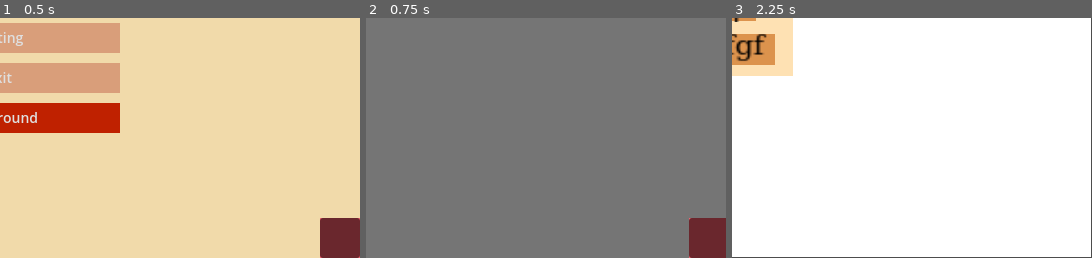
Above: before the commit, frames 1-3 (left to right).
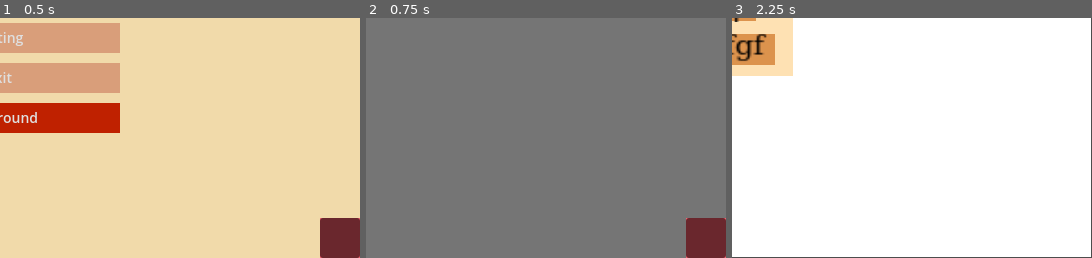
Above: after the commit, the same moments.

Repository: DarkDragonanDy/Project_card
Game: Godot game, scene res://Scenes/node_scene.tscn
Same seed, same stepped clock (60 frames per second), same inputs: the game is played once before the commit and once after it.
Inputs (mouse positions are % of the whole screen's width and height, from its top left; square brackets give the same spot before the commit, where the layout moved):
- Up to frame 1 (0.5 s): no input
- Up to frame 2 (0.75 s): click "Collection" at 0.5 s
- Up to frame 3 (2.25 s): click (97, 96) [98, 96] at 1.25 s; click "Playground" at 2 s
The pictures show only the part of the screen within x 50-100%, y 50-100%; the shares and areas given below are measured in that part.

Frame 1 is identical in both runs. In frame 2, 0.2% of the frame differs, in the area x 88-100%, y 83-100%; in frame 3, nothing differs.

Commit message:
build week 2, day 3.1
I finished writing  basic functionality of the collection and described the deck template. Now the deck is modified, can store universal data for all scenes, and save itself outside the game and scene.

Next, I can unload the deck to work with it during the match and develop the main mechanics of the competition

Diff:
--- a/Scenes/card_template.tscn
+++ b/Scenes/card_template.tscn
@@ -1,9 +1,9 @@
 [gd_scene load_steps=10 format=3 uid="uid://b7e7ypio11pt0"]
 
-[ext_resource type="Script" uid="uid://cm2wxotntesbl" path="res://Scripts/Scripts_card/card_template.gd" id="1_5hjqm"]
+[ext_resource type="Script" uid="uid://cm2wxotntesbl" path="res://Scripts/Scripts_card/Card_defenition/card_template.gd" id="1_5hjqm"]
 [ext_resource type="Texture2D" uid="uid://blcut5iuevgp6" path="res://Sprites/photo_2025-05-23_13-55-42.jpg" id="1_okvs4"]
 [ext_resource type="Theme" uid="uid://bosnktrn0hmrw" path="res://Sprites/new_theme.tres" id="2_84j6k"]
-[ext_resource type="Script" uid="uid://bvkyssy6qnfph" path="res://Scripts/Scripts_card/move_card.gd" id="3_84j6k"]
+[ext_resource type="Script" uid="uid://bvkyssy6qnfph" path="res://Scripts/Scripts_card/Card_defenition/move_card.gd" id="3_84j6k"]
 
 [sub_resource type="RectangleShape2D" id="RectangleShape2D_84j6k"]
 size = Vector2(64, 90)
--- a/Scenes/collection.tscn
+++ b/Scenes/collection.tscn
@@ -1,9 +1,10 @@
-[gd_scene load_steps=5 format=3 uid="uid://chphfet22thsu"]
+[gd_scene load_steps=6 format=3 uid="uid://chphfet22thsu"]
 
 [ext_resource type="Script" uid="uid://g6c6uisjo8mg" path="res://Scripts/Collection and deck mangment/item_list_collection.gd" id="1_d2ee6"]
 [ext_resource type="Script" uid="uid://bn7qb655xorr0" path="res://Scripts/Collection and deck mangment/deck_manager.gd" id="1_f77j5"]
 [ext_resource type="Script" uid="uid://cfwdxi4w6hgyg" path="res://Scripts/Collection and deck mangment/deck_modification_manager.gd" id="2_ungwm"]
 [ext_resource type="Script" uid="uid://bhu2p4f22o6re" path="res://Scripts/button_exit.gd" id="4_kthco"]
+[ext_resource type="Script" uid="uid://cwp0crt06wulr" path="res://Scripts/Collection and deck mangment/Exit_collection.gd" id="5_u01rs"]
 
 [node name="Collection" type="Control"]
 layout_mode = 3
@@ -12,6 +13,7 @@
 anchor_bottom = 1.0
 grow_horizontal = 2
 grow_vertical = 2
+script = ExtResource("5_u01rs")
 
 [node name="VSplitContainer" type="VSplitContainer" parent="."]
 layout_mode = 1
@@ -80,9 +82,9 @@
 script = ExtResource("2_ungwm")
 
 [node name="Exit" type="ColorRect" parent="."]
-offset_left = 683.0
+offset_left = 680.0
 offset_top = 440.0
-offset_right = 723.0
+offset_right = 720.0
 offset_bottom = 480.0
 color = Color(0.924131, 0.387928, 0.437383, 1)
 
--- /dev/null
+++ b/Scripts/Collection and deck mangment/Deck_data.gd
@@ -0,0 +1,56 @@
+extends Node
+# Singleton for managing deck data across scenes
+# Add this as an autoload in Project Settings
+
+var current_deck: Array = []
+var deck_modified: bool = false
+
+# Save/Load functions for persistent storage
+const SAVE_PATH = "user://deck_save.dat"
+
+func set_deck(deck_data: Array):
+	current_deck = deck_data.duplicate()
+	deck_modified = true
+	save_deck_to_file()
+
+func get_deck() -> Array:
+	if current_deck.is_empty():
+		load_deck_from_file()
+	return current_deck.duplicate()
+
+func add_card_to_deck(card_data: Dictionary):
+	current_deck.append(card_data)
+	deck_modified = true
+	save_deck_to_file()
+
+func remove_card_from_deck(index: int):
+	if index >= 0 and index < current_deck.size():
+		current_deck.remove_at(index)
+		deck_modified = true
+		save_deck_to_file()
+
+func clear_deck():
+	current_deck.clear()
+	deck_modified = true
+	save_deck_to_file()
+
+func save_deck_to_file():
+	var file = FileAccess.open(SAVE_PATH, FileAccess.WRITE)
+	if file:
+		file.store_var(current_deck)
+		file.close()
+
+func load_deck_from_file():
+	if FileAccess.file_exists(SAVE_PATH):
+		var file = FileAccess.open(SAVE_PATH, FileAccess.READ)
+		if file:
+			current_deck = file.get_var()
+			file.close()
+
+func get_deck_size() -> int:
+	return current_deck.size()
+
+# Optional: Validate deck before game starts
+func is_deck_valid(min_cards: int = 30, max_cards: int = 30) -> bool:
+	var size = current_deck.size()
+	return size >= min_cards and size <= max_cards
--- /dev/null
+++ b/Scripts/Collection and deck mangment/Exit_collection.gd
@@ -0,0 +1,19 @@
+extends Node
+@onready var exit_collection = $Exit/Button
+@onready var deck_manager = $VSplitContainer/Deck/Deck_manager
+
+
+func _ready():
+	exit_collection.play_requested.connect(_on_exit_requested)
+# In your deck building scene (where deck manager is):
+func _on_exit_requested():
+	# Save deck data to singleton
+	DeckData.set_deck(deck_manager.get_deck_data())
+	print("dddd")
+	# Check if deck is valid
+	if DeckData.is_deck_valid():
+		# Transition to game scene
+		print("good")
+
+	else:
+		print("Deck must have between 10 and 30 cards!")
--- a/Scripts/button_exit.gd
+++ b/Scripts/button_exit.gd
@@ -1,4 +1,8 @@
 extends Button
+signal play_requested
+
+
 
 func _on_pressed() -> void:
 	get_tree().change_scene_to_file("res://Scenes/node_scene.tscn")
+	play_requested.emit()
--- a/project.godot
+++ b/project.godot
@@ -17,7 +17,8 @@
 
 [autoload]
 
-CardDatabase="*res://Scripts/Scripts_card/card_database.gd"
+CardDatabase="*res://Scripts/Scripts_card/Card_defenition/card_database.gd"
+DeckData="*res://Scripts/Collection and deck mangment/Deck_data.gd"
 
 [display]
 
Not shown, added: Scripts/Collection and deck mangment/Deck_data.gd.uid
Not shown, added: Scripts/Collection and deck mangment/Exit_collection.gd.uid
Renamed: Scripts/Scripts_card/card_database.gd -> Scripts/Scripts_card/Card_defenition/card_database.gd
Renamed: Scripts/Scripts_card/card_database.gd.uid -> Scripts/Scripts_card/Card_defenition/card_database.gd.uid
Renamed: Scripts/Scripts_card/card_template.gd -> Scripts/Scripts_card/Card_defenition/card_template.gd
Renamed: Scripts/Scripts_card/card_template.gd.uid -> Scripts/Scripts_card/Card_defenition/card_template.gd.uid
Renamed: Scripts/Scripts_card/move_card.gd -> Scripts/Scripts_card/Card_defenition/move_card.gd
Renamed: Scripts/Scripts_card/move_card.gd.uid -> Scripts/Scripts_card/Card_defenition/move_card.gd.uid
